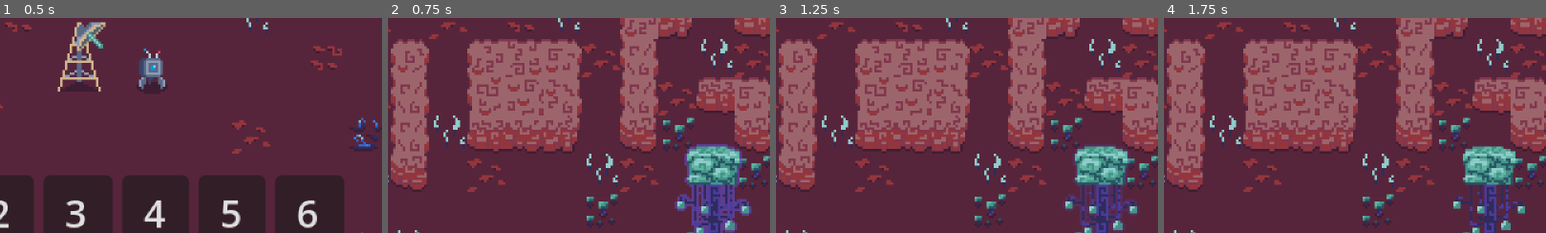
Above: before the commit, frames 1-4 (left to right).
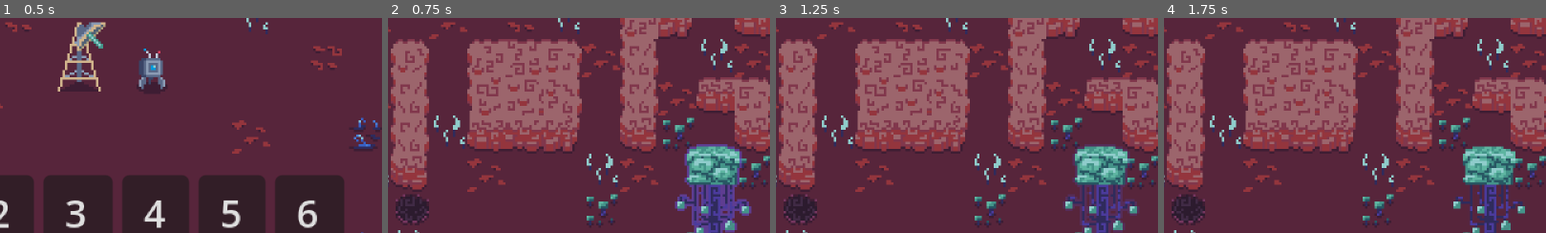
Above: after the commit, the same moments.

Repository: YannVeld/LD59
Game: Godot game, scene res://game_menu.tscn
The game is run twice, just before and just after one commit, with the same random seed, the same clock (stepped at 60 frames per second) and the same inputs.
Inputs (mouse positions are % of the whole screen's width and height, from its top left):
- Up to frame 1 (0.5 s): no input
- Up to frame 2 (0.75 s): click "1" at 0.5 s
- Up to frame 3 (1.25 s): no input
- Up to frame 4 (1.75 s): tap Enter at 1.25 s; move the mouse to (72, 45) at 1.27 s; hold D (move_right) from 1.28 s (still down)
The pictures show only the part of the screen within x 35-85%, y 40-90%; the shares and areas given below are measured in that part.

Frame 1 is identical in both runs. In frame 2, 0.8% of the frame differs, in the area x 2-11%, y 82-97%; in frame 3, 0.8%; in frame 4, 0.8%.

Commit message:
Added oil patch sprite

Diff:
--- /dev/null
+++ b/Scenes/oil_patch.tscn
@@ -0,0 +1,53 @@
+[gd_scene format=3 uid="uid://gvruh5wmjesy"]
+
+[ext_resource type="Texture2D" uid="uid://swaibklovu2l" path="res://Sprites/OilPatch.png" id="1_yqjx3"]
+
+[sub_resource type="AtlasTexture" id="AtlasTexture_5j5gb"]
+atlas = ExtResource("1_yqjx3")
+region = Rect2(0, 0, 16, 16)
+
+[sub_resource type="AtlasTexture" id="AtlasTexture_mx85b"]
+atlas = ExtResource("1_yqjx3")
+region = Rect2(16, 0, 16, 16)
+
+[sub_resource type="AtlasTexture" id="AtlasTexture_hx44q"]
+atlas = ExtResource("1_yqjx3")
+region = Rect2(32, 0, 16, 16)
+
+[sub_resource type="AtlasTexture" id="AtlasTexture_n8vhr"]
+atlas = ExtResource("1_yqjx3")
+region = Rect2(48, 0, 16, 16)
+
+[sub_resource type="SpriteFrames" id="SpriteFrames_eqrsh"]
+animations = [{
+"frames": [{
+"duration": 1.0,
+"texture": SubResource("AtlasTexture_5j5gb")
+}, {
+"duration": 1.0,
+"texture": SubResource("AtlasTexture_mx85b")
+}, {
+"duration": 1.0,
+"texture": SubResource("AtlasTexture_hx44q")
+}, {
+"duration": 1.0,
+"texture": SubResource("AtlasTexture_n8vhr")
+}],
+"loop": true,
+"name": &"default",
+"speed": 8.0
+}]
+
+[sub_resource type="CircleShape2D" id="CircleShape2D_usj0q"]
+radius = 7.0
+
+[node name="OilPatch" type="Area2D" unique_id=1041192443]
+collision_layer = 0
+collision_mask = 0
+
+[node name="AnimatedSprite2D" type="AnimatedSprite2D" parent="." unique_id=1744099285]
+sprite_frames = SubResource("SpriteFrames_eqrsh")
+autoplay = "default"
+
+[node name="CollisionShape2D" type="CollisionShape2D" parent="." unique_id=732974906]
+shape = SubResource("CircleShape2D_usj0q")
--- a/level1.tscn
+++ b/level1.tscn
@@ -6,6 +6,7 @@
 [ext_resource type="Texture2D" uid="uid://wbti0bcoihnd" path="res://Sprites/WallsTileset.png" id="3_eqrsh"]
 [ext_resource type="TileSet" uid="uid://d4h3vg5fllrxf" path="res://Sprites/terrain_tile_set.tres" id="5_xy4tn"]
 [ext_resource type="PackedScene" uid="uid://4tfqfu7ls7vo" path="res://Scenes/big_mushroom.tscn" id="8_hx44q"]
+[ext_resource type="PackedScene" uid="uid://gvruh5wmjesy" path="res://Scenes/oil_patch.tscn" id="9_usj0q"]
 [ext_resource type="PackedScene" uid="uid://cmyiis26cf7hl" path="res://Scenes/fruit_tree.tscn" id="11_eqrsh"]
 [ext_resource type="PackedScene" uid="uid://csdok253tnkql" path="res://Scenes/twisty_vines.tscn" id="12_3l65w"]
 
@@ -1210,4 +1211,7 @@
 [node name="PauseScreen" parent="." index="13" unique_id=1965419860]
 visible = false
 
+[node name="OilPatch" parent="." index="14" unique_id=1041192443 instance=ExtResource("9_usj0q")]
+position = Vector2(121, 152)
+
 [connection signal="landing_animation_finished" from="TowerLanding" to="Tutorial" method="_on_tower_landing_landing_animation_finished"]
Binary file added: Sprites/OilPatch.png
Not shown, added: Sprites/OilPatch.png.import
